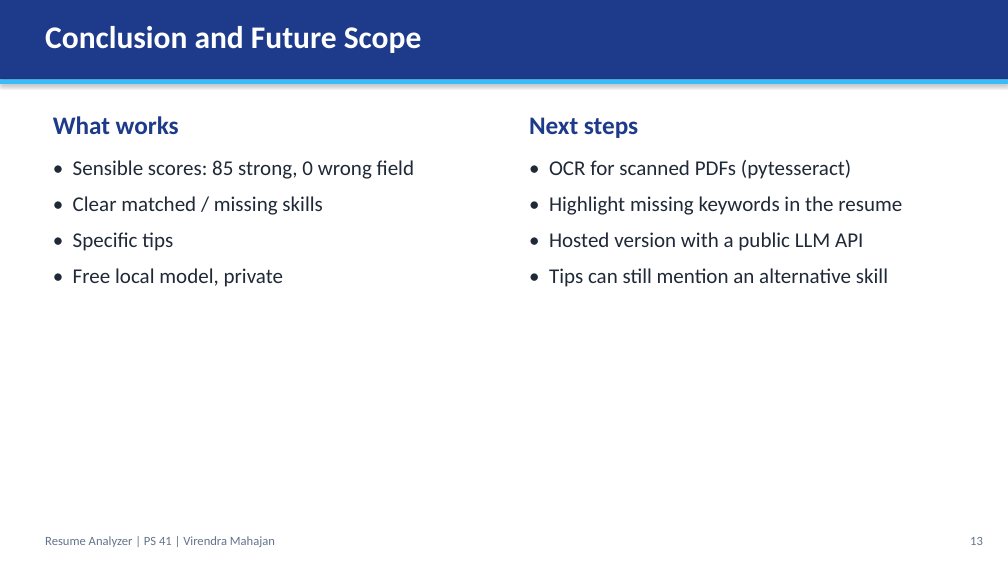
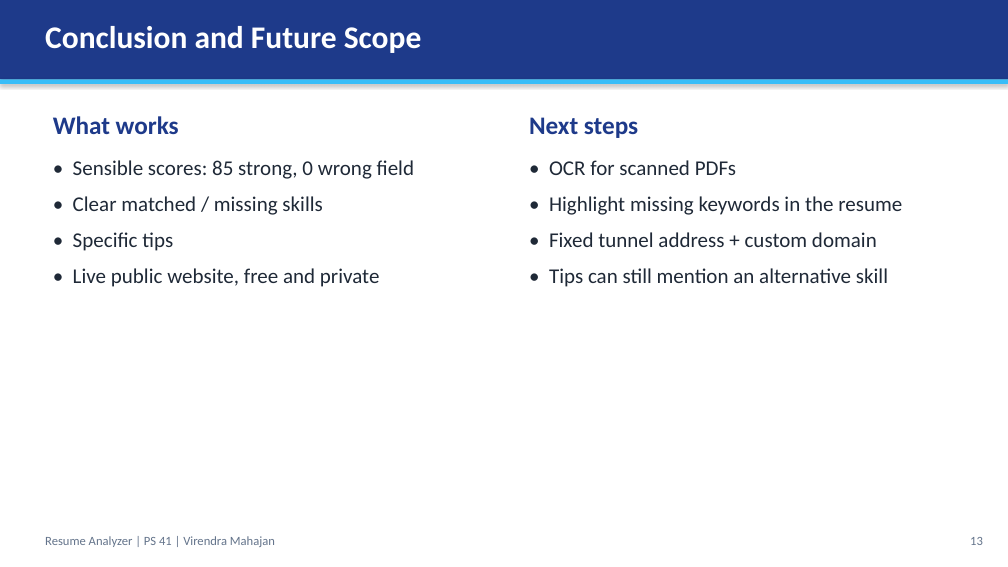
Before and after one commit to Kmennn/llm-ps41-ADT23SOCB1322, a slide deck: slide 13 of Presentation.pptx. Drawn at 1008x567 pixels with LibreOffice and Linux fonts; fonts in the diff are those of the drawing. Boxes give left, top, right and bottom in pixels: in the first picture for what was removed or moved away, otherwise in the second. Text is boxed around its words. In the diff, an @@ line names an element or a change of style, - is before the commit and + after.

```diff
--- a/Presentation.pptx
+++ b/Presentation.pptx
@@ text at [549,160,736,175]: text changed @@
-• OCR for scanned PDFs (pytesseract)
+• OCR for scanned PDFs
@@ text at [549,232,877,247]: text changed @@
-• Hosted version with a public LLM API
+• Fixed tunnel address + custom domain
@@ text at [73,268,380,287]: text changed @@
-• Free local model, private
+• Live public website, free and private
```
Also in this commit, not shown: 13 other slides changed, 24 other files.
